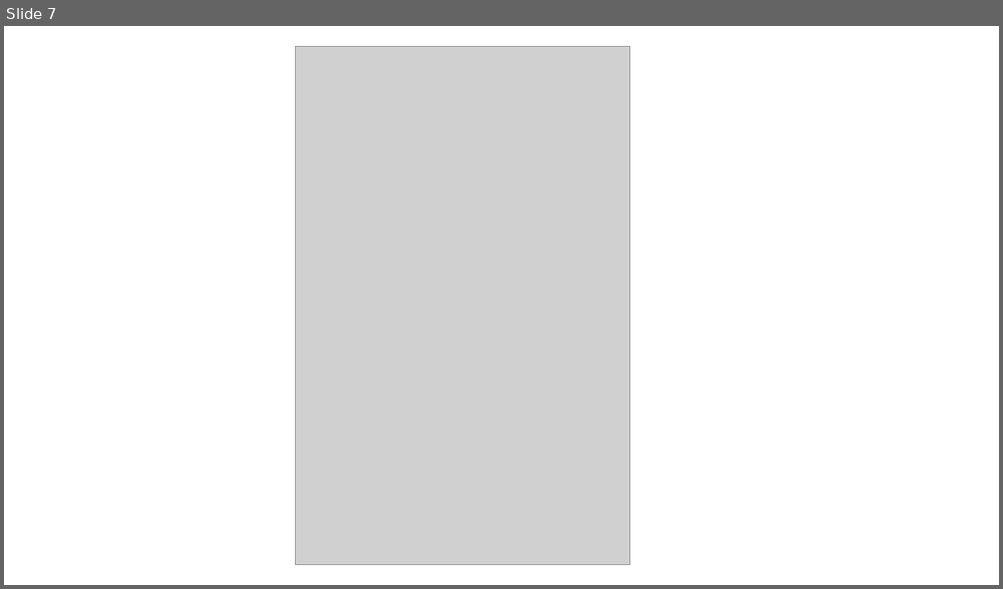
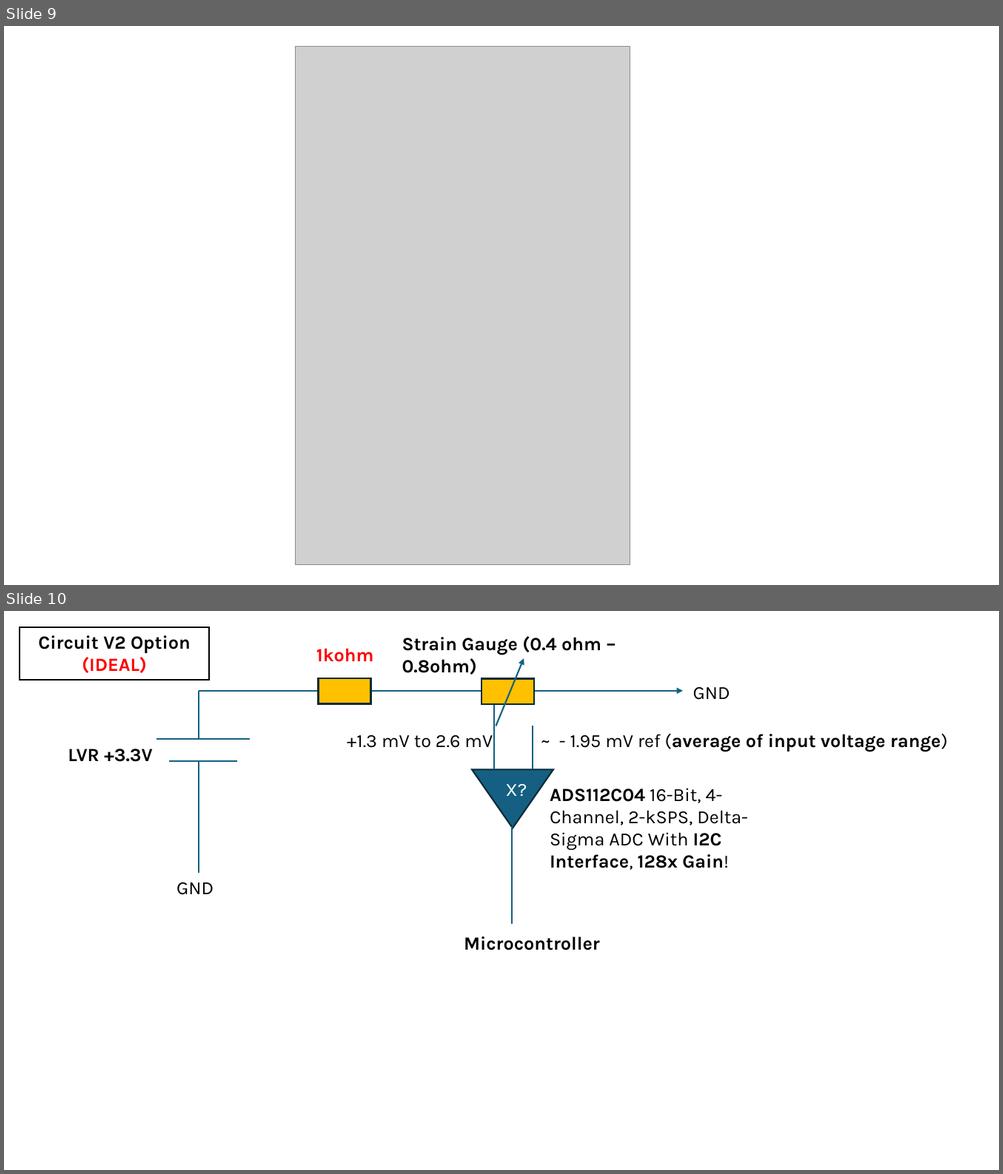
Before and after one commit to neuralengatberkeley/Strain-Sensor-, a slide deck: kinematic presentations/3_27_25.pptx. Shown one above the other, each under a label of ours: slide 7 before the commit, slides 9 and 10 after it. The pictures are 1003x589 and 1003x1174 pixels, drawn with LibreOffice and Linux fonts; fonts in the diff are those of the drawing; grey boxes stand for pictures. Boxes give left, top, right and bottom in pixels: in the first picture for what was removed or moved away, otherwise in the second. Text is boxed around its words. In the diff, an @@ line names an element or a change of style, - is before the commit and + after.

```diff
--- a/kinematic presentations/3_27_25.pptx
+++ b/kinematic presentations/3_27_25.pptx
@@ slide 10 added at (x1=4, y1=611, x2=999, y2=1170), background #FFFFFF @@
@@ rectangle added at (x1=20, y1=627, x2=209, y2=680), fill #FFFFFF, outline #000000 1.5 pt, 18 pt, text #000000, bold @@
+Circuit V2 Option (IDEAL)
@@ text added at (x1=316, y1=648, x2=374, y2=662), 18 pt, text #FF0000, bold @@
+1kohm
@@ text added at (x1=402, y1=636, x2=601, y2=675), 18 pt, text #000000, bold @@
+Strain Gauge (0.4 ohm – 0.8ohm)
@@ arrow added from (495, 726) to (524, 659), #156082 1.5 pt @@
@@ line added from (199, 739) to (199, 691), #156082 1.5 pt @@
@@ line added from (199, 691) to (319, 691), #156082 1.5 pt @@
@@ rectangle added at (x1=318, y1=678, x2=370, y2=704), fill #FFC000, outline #092A39 1.5 pt @@
@@ line added from (367, 691) to (487, 691), #156082 1.5 pt @@
@@ rectangle added at (x1=481, y1=679, x2=534, y2=705), fill #FFC000, outline #092A39 1.5 pt @@
@@ line added from (494, 769) to (494, 691), #156082 1.5 pt @@
@@ line added from (527, 691) to (648, 691), #156082 1.5 pt @@
@@ arrow added from (648, 691) to (683, 691), #156082 1.5 pt @@
@@ text added at (x1=693, y1=687, x2=730, y2=700), 18 pt, text #000000 @@
+GND
@@ line added from (157, 739) to (250, 739), #156082 1.5 pt @@
@@ text added at (x1=347, y1=735, x2=492, y2=748), 18 pt, text #000000 @@
++1.3 mV to 2.6 mV
@@ line added from (532, 726) to (532, 769), #156082 1.5 pt @@
@@ text added at (x1=570, y1=734, x2=948, y2=752), 18 pt, text #000000, bold @@
+~ - 1.95 mV ref (average of input voltage range)
@@ text added at (x1=68, y1=749, x2=152, y2=762), 18 pt, text #000000, bold @@
+LVR +3.3V
@@ line added from (169, 762) to (237, 762), #156082 1.5 pt @@
@@ line added from (199, 873) to (199, 762), #156082 1.5 pt @@
@@ triangle added at (x1=472, y1=770, x2=553, y2=829), fill #156082, outline #092A39 1.5 pt @@
@@ text added at (x1=506, y1=784, x2=527, y2=796), 18 pt, text #FFFFFF @@
+X?
@@ text added at (x1=549, y1=788, x2=748, y2=870), 18 pt, text #000000 @@
+ADS112C04 16-Bit, 4-Channel, 2-kSPS, Delta-Sigma ADC With I2C Interface, 128x Gain!
@@ line added from (512, 826) to (512, 924), #156082 1.5 pt @@
@@ text added at (x1=176, y1=883, x2=213, y2=895), 18 pt, text #000000 @@
+GND
@@ text added at (x1=464, y1=937, x2=600, y2=951), 18 pt, text #000000, bold @@
+Microcontroller
@@ what was slide 7 is now slide 9 @@
```
Also in this commit, not shown: 1 slide changed, 3 other slides added, 3 other files.
